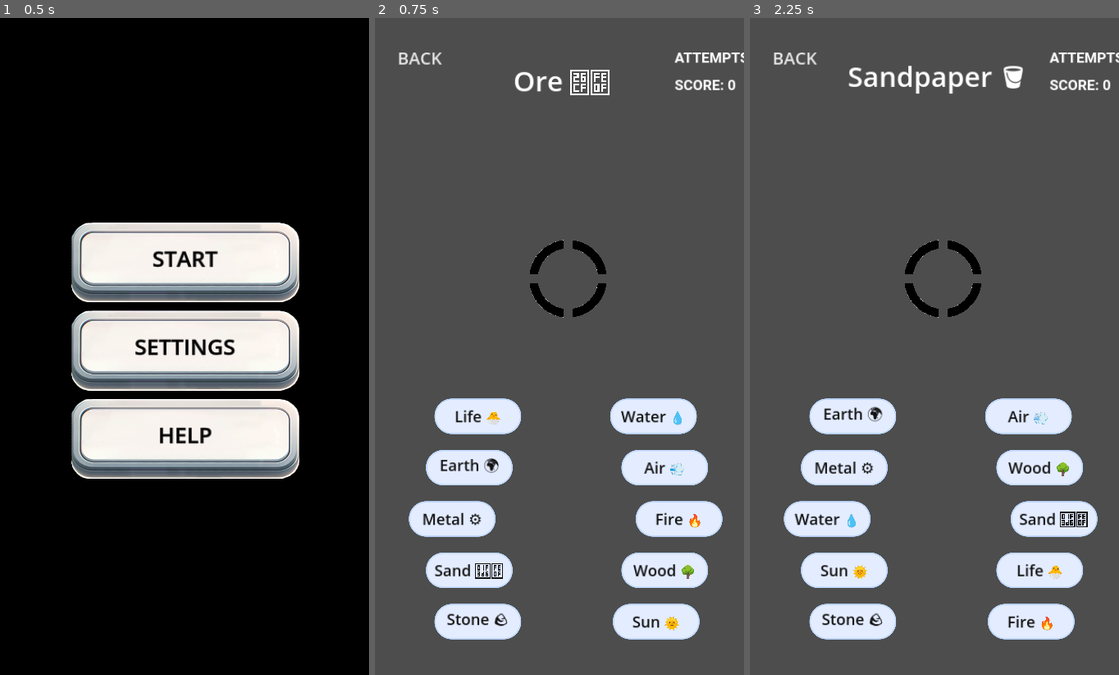
Above: before the commit, frames 1-3 (left to right).
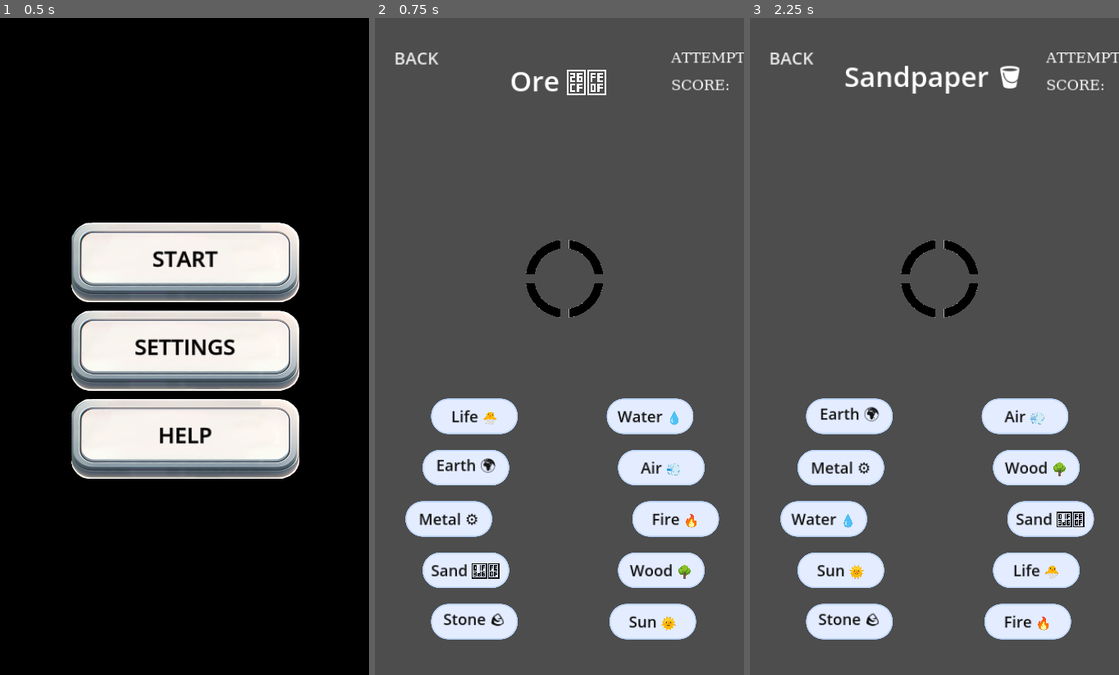
Above: after the commit, the same moments.

Repository: brutalsam96/mergecraft
Game: Godot game, scene res://scenes/main_menu_entry_simple.tscn
The game is run twice, just before and just after one commit, with the same random seed, the same clock (stepped at 60 frames per second) and the same inputs. Video files are missing from this copy of the repository; at most half a second of black plays in their place.
Inputs:
- Up to frame 1 (0.5 s): no input
- Up to frame 2 (0.75 s): click "START" at 0.5 s
- Up to frame 3 (2.25 s): click "BACK" at 1.25 s; click "START" at 2 s

Frame 1 is identical in both runs. In frame 2, 4.8% of the frame differs, in the area x 5-100%, y 5-95%; in frame 3, 5.3%.

Commit message:
main font

Diff:
--- a/Scenes/main.tscn
+++ b/Scenes/main.tscn
@@ -23,7 +23,7 @@
 [sub_resource type="StyleBoxEmpty" id="StyleBoxEmpty_6lgqm"]
 
 [node name="Main" type="Node2D"]
-position = Vector2(565, 1920)
+position = Vector2(555, 1920)
 script = ExtResource("1_aeks7")
 
 [node name="correct" type="AudioStreamPlayer2D" parent="."]
--- /dev/null
+++ b/Scenes/main_menu_entry.tscn
@@ -0,0 +1,64 @@
+[gd_scene load_steps=2 format=3 uid="uid://cwja7g27ntm0a"]
+
+[ext_resource type="Script" path="res://scripts/main_menu_entry.gd" id="1_kyodm"]
+
+[node name="Control" type="Control"]
+layout_mode = 3
+anchors_preset = 15
+anchor_right = 1.0
+anchor_bottom = 1.0
+offset_left = 3.0
+grow_horizontal = 2
+grow_vertical = 2
+size_flags_horizontal = 3
+size_flags_vertical = 3
+script = ExtResource("1_kyodm")
+
+[node name="TextureRect" type="TextureRect" parent="."]
+layout_mode = 1
+anchors_preset = -1
+anchor_right = 1.0
+anchor_bottom = 1.0
+offset_left = -10.0
+offset_top = -10.0
+offset_right = 10.0
+offset_bottom = 10.0
+grow_horizontal = 2
+grow_vertical = 2
+expand_mode = 1
+stretch_mode = 6
+
+[node name="VBoxContainer" type="VBoxContainer" parent="."]
+layout_mode = 1
+anchors_preset = 8
+anchor_left = 0.5
+anchor_top = 0.5
+anchor_right = 0.5
+anchor_bottom = 0.5
+offset_left = -399.5
+offset_top = -531.0
+offset_right = 400.5
+offset_bottom = 537.0
+grow_horizontal = 2
+grow_vertical = 2
+theme_override_constants/separation = 0
+
+[node name="StartButton" type="TextureButton" parent="VBoxContainer"]
+layout_mode = 2
+size_flags_vertical = 3
+stretch_mode = 5
+
+[node name="LevelsButton" type="TextureButton" parent="VBoxContainer"]
+layout_mode = 2
+size_flags_vertical = 3
+stretch_mode = 5
+
+[node name="OptionsButton" type="TextureButton" parent="VBoxContainer"]
+layout_mode = 2
+size_flags_vertical = 3
+stretch_mode = 5
+
+[node name="QuitButton" type="TextureButton" parent="VBoxContainer"]
+layout_mode = 2
+size_flags_vertical = 3
+stretch_mode = 5
--- a/Scripts/main4.gd
+++ b/Scripts/main4.gd
@@ -51,6 +51,7 @@
     # Start first round
     start_new_round()
 
+
 func initialize_score_attempts() -> void:
     score = 0
     attempts = 3
@@ -66,7 +67,7 @@
         attempts_label.text = "ATTEMPTS: %d" % attempts
 
 func style_score_and_attempts_labels() -> void:
-    var custom_font = load("res://fonts/Roboto-Bold.ttf")
+    var custom_font = load("res://fonts/NotoEmoji-VariableFont_wght.ttf")
     if custom_font:
         custom_font.fixed_size = 42
 
@@ -82,7 +83,7 @@
 func style_result_label() -> void:
     var label_settings = LabelSettings.new()
     label_settings.font_color = Color.WHITE
-    label_settings.font = load("res://fonts/Roboto-Bold.ttf")
+    label_settings.font = load("res://fonts/NotoEmoji-VariableFont_wght.ttf")
     if label_settings.font:
         result_label.custom_minimum_size = Vector2(300, 50)
         result_label.label_settings = label_settings
@@ -235,7 +236,7 @@
             handle_game_over()
 
     var label_settings = LabelSettings.new()
-    label_settings.font = load("res://fonts/Roboto-Bold.ttf")
+    label_settings.font = load("res://fonts/NotoEmoji-VariableFont_wght.ttf")
     label_settings.font_size = font_size
     result_label.label_settings = label_settings
 
Binary file added: fonts/NotoEmoji-VariableFont_wght.ttf
Not shown, added: fonts/NotoEmoji-VariableFont_wght.ttf.import
Binary file added: fonts/static/NotoEmoji-Bold.ttf
Not shown, added: fonts/static/NotoEmoji-Bold.ttf.import
Binary file added: fonts/static/NotoEmoji-Light.ttf
Not shown, added: fonts/static/NotoEmoji-Light.ttf.import
Binary file added: fonts/static/NotoEmoji-Medium.ttf
Not shown, added: fonts/static/NotoEmoji-Medium.ttf.import
Binary file added: fonts/static/NotoEmoji-Regular.ttf
Not shown, added: fonts/static/NotoEmoji-Regular.ttf.import
Binary file added: fonts/static/NotoEmoji-SemiBold.ttf
Not shown, added: fonts/static/NotoEmoji-SemiBold.ttf.import
